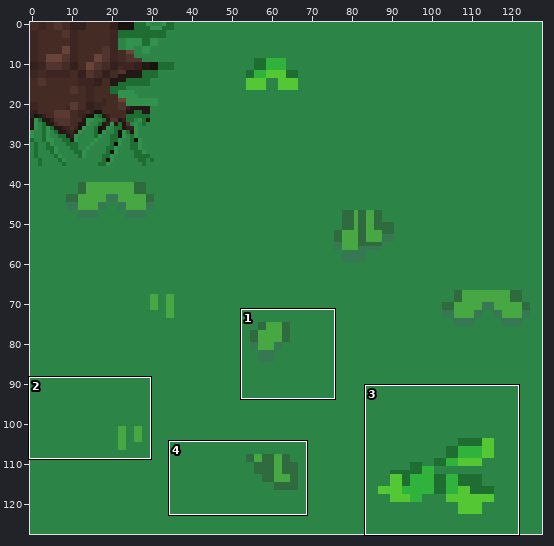
Two states of a sprite sheet, sprites/terrain/dirt_wall_top_left_full.png. The first picture is a wide view before the edit; the outline marks the close-up.
Close-up. Before the commit:
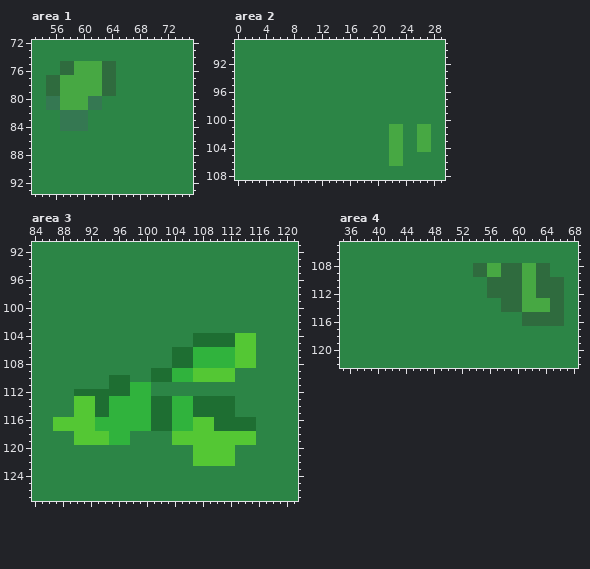
The file is 128x128 pixels. Colours within 5 levels of each other are drawn and written as one. Shown: area 1: x 53..75, y 72..93; area 2: x 0..29, y 89..108; area 3: x 84..121, y 91..127; area 4: x 35..68, y 105..122. The commit also changed other parts of the picture, which this record leaves out.
After the commit:
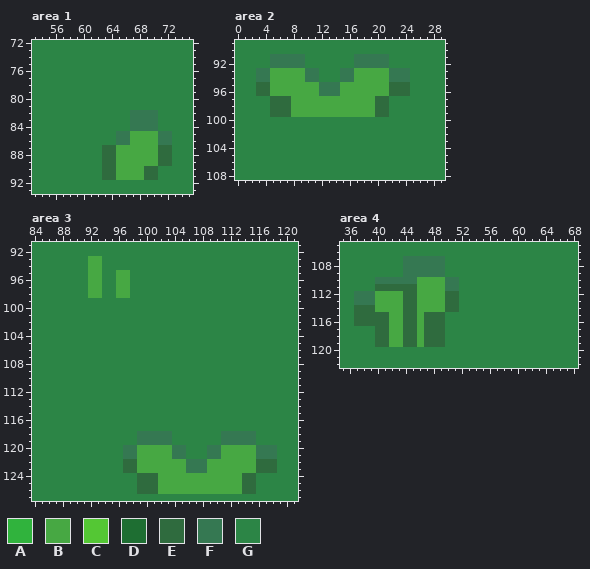
Palette (. is transparent): A #30b33d  B #47a843  C #54c734  D #1e6e32  E #2f6b3e  F #357852  G #2c8546
Edits made:
Area 1:
y 75..76: x 57..64 EEBBBBEE -> GGGGGGGG
y 77..79: x 55..64 EEBBBBBBEE -> GGGGGGGGGG
y 80..81: x 55..62 FFBBBBFF -> GGGGGGGG
y 82..84: x 57..60 FFFF -> GGGG; x 67..70 GGGG -> FFFF
y 85..86: x 65..72 GGGGGGGG -> FFBBBBFF
y 87..89: x 63..72 GGGGGGGGGG -> EEBBBBBBEE
y 90..91: x 63..70 GGGGGGGG -> EEBBBBEE
Area 2:
y 91..92: x 5..9 GGGGG -> FFFFF; x 17..21 GGGGG -> FFFFF
y 93..94: x 3..11 GGGGGGGGG -> FFBBBBBFF; x 15..24 GGGGGGGGGG -> FFBBBBBFFF
y 95..96: x 3..24 GGGGGGGGGGGGGGGGGGGGGG -> EEBBBBBBBFFFBBBBBBBEEE
y 97..99: x 5..21 GGGGGGGGGGGGGGGGG -> EEEBBBBBBBBBBBBEE
y 101..104: x 22..23 BB -> GG; x 26..27 BB -> GG
y 105..106: x 22..23 BB -> GG
Area 3:
y 93..94: x 92..93 GG -> BB
y 95..98: x 92..93 GG -> BB; x 96..97 GG -> BB
y 104..105: x 107..115 DDDDDDCCC -> GGGGGGGGG
y 106..108: x 104..115 DDDAAAAAACCC -> GGGGGGGGGGGG
y 109: x 101..112 DDDAAACCCCCC -> GGGGGGGGGGGG
y 110: x 95..97 DDD -> GGG; x 101..112 DDDAAACCCCCC -> GGGGGGGGGGGG
y 111: x 95..100 DDDAAA -> GGGGGG
y 112: x 90..100 DDDDDDDDAAA -> GGGGGGGGGGG
y 113..115: x 90..112 CCCDDAAAAAADDDAAADDDDDD -> GGGGGGGGGGGGGGGGGGGGGGG
y 116..117: x 87..115 CCCCCCAAAAAAAADDDAAACCCDDDDDD -> GGGGGGGGGGGGGGGGGGGGGGGGGGGGG
y 118..119: x 90..97 CCCCCAAA -> GGGGGGGG; x 99..115 GGGGGCCCCCCCCCCCC -> FFFFFGGGGGGGFFFFF
y 120..121: x 97..105 GGGGGGGGG -> FFBBBBBFF; x 107..118 CCCCCCGGGGGG -> GGFFBBBBBFFF
y 122: x 97..118 GGGGGGGGGGCCCCCCGGGGGG -> EEBBBBBBBFFFBBBBBBBEEE
y 123: x 97..118 GGGGGGGGGGGGGGGGGGGGGG -> EEBBBBBBBFFFBBBBBBBEEE
y 124..126: x 99..115 GGGGGGGGGGGGGGGGG -> EEEBBBBBBBBBBBBEE
Area 4:
y 107: x 44..49 GGGGGG -> FFFFFF
y 108..109: x 44..49 GGGGGG -> FFFFFF; x 54..64 EEBBEEEBBEE -> GGGGGGGGGGG
y 110: x 40..51 GGGGGGGGGGGG -> FFFFFFBBBBFF; x 56..66 EEEEEBBEEEE -> GGGGGGGGGGG
y 111: x 40..51 GGGGGGGGGGGG -> EEEEEEBBBBFF; x 56..66 EEEEEBBEEEE -> GGGGGGGGGGG
y 112: x 37..51 GGGGGGGGGGGGGGG -> FFFBBBBEEBBBBEE; x 56..66 EEEEEBBEEEE -> GGGGGGGGGGG
y 113: x 37..51 GGGGGGGGGGGGGGG -> FFFBBBBEEBBBBEE; x 58..66 EEEBBBBEE -> GGGGGGGGG
y 114: x 37..51 GGGGGGGGGGGGGGG -> EEEBBBBEEBBBBEE; x 58..66 EEEBBBBEE -> GGGGGGGGG
y 115..116: x 37..49 GGGGGGGGGGGGG -> EEEEEBBEEBEEE; x 61..66 EEEEEE -> GGGGGG
y 117..119: x 40..49 GGGGGGGGGG -> EEBBEEBEEE
Pixel boxes of the changes (left, top, right, bottom) in both close-ups:
changed: (46, 61, 172, 180)
changed: (256, 54, 431, 166)
changed: (88, 256, 130, 298)
changed: (53, 333, 277, 494)
changed: (354, 256, 564, 347)
